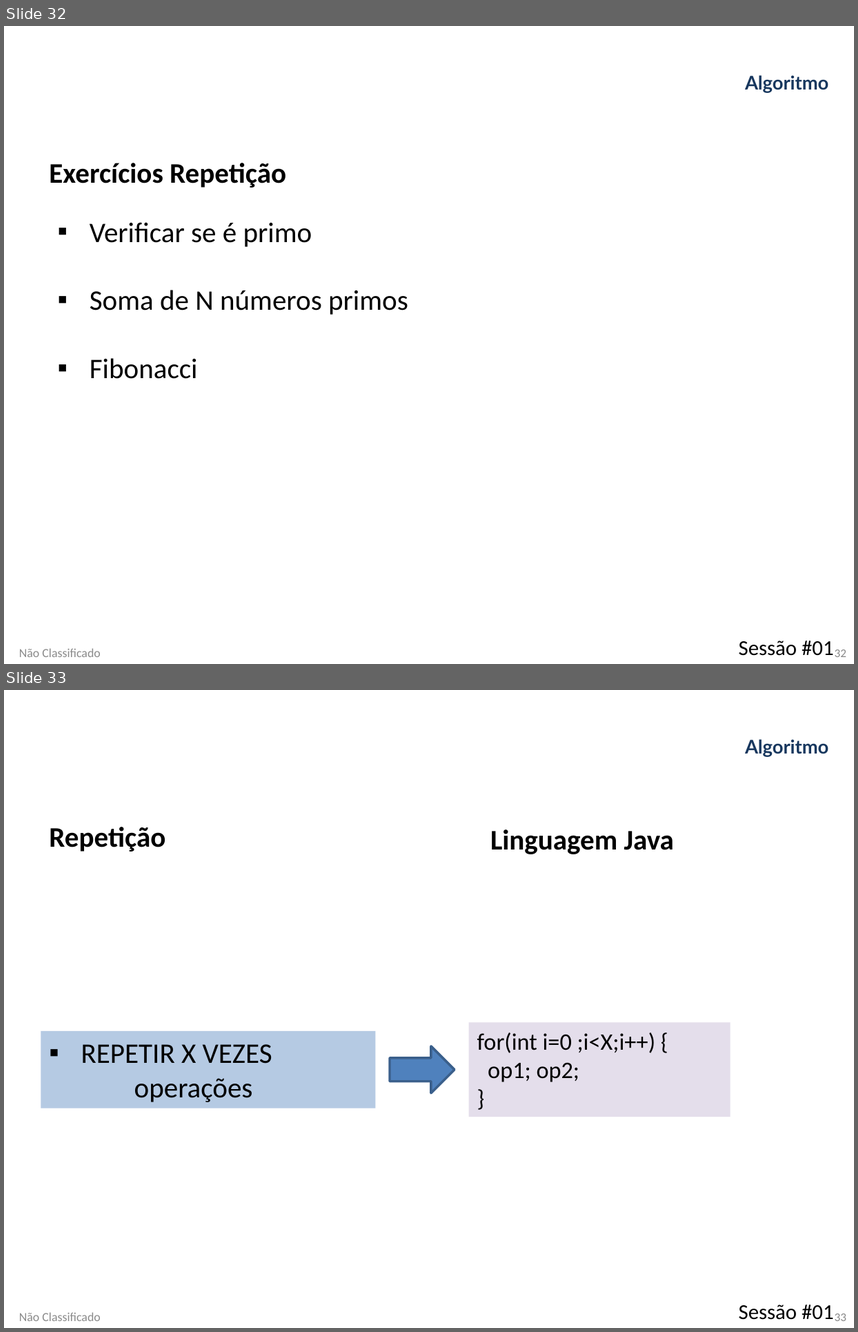
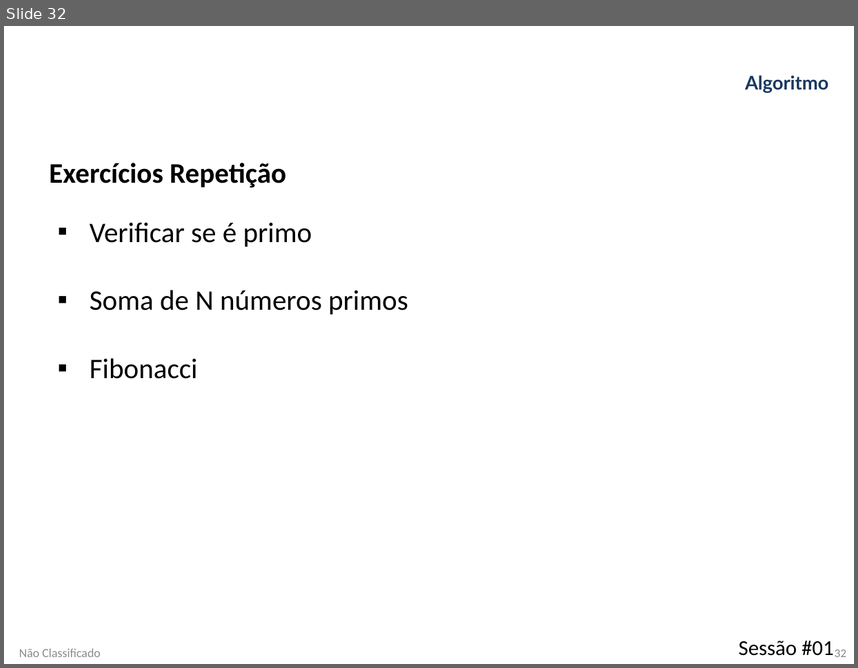
Before and after one commit to RibeiroETA08/EKP01_21_22, a slide deck: Apresentacoes/UFCD 0804- Algoritmos/Algoritmos 1.pptx. Shown one above the other, each under a label of ours: slides 32 and 33 before the commit, slide 32 after it. The pictures are 858x1332 and 858x668 pixels, drawn with LibreOffice and Linux fonts; fonts in the diff are those of the drawing; background and template pictures are left out. Boxes give left, top, right and bottom in pixels: in the first picture for what was removed or moved away, otherwise in the second. Text is boxed around its words. In the diff, an @@ line names an element or a change of style, - is before the commit and + after.

Commit message:
add cronograma
update algoritmos

```diff
--- a/Apresentacoes/UFCD 0804- Algoritmos/Algoritmos 1.pptx
+++ b/Apresentacoes/UFCD 0804- Algoritmos/Algoritmos 1.pptx
@@ slide 33 removed at bbox=[4, 690, 854, 1328], background picture (left out) @@
@@ text removed at bbox=[745, 739, 829, 757] @@
-Algoritmo
@@ text removed at bbox=[49, 827, 165, 851] @@
-Repetição
@@ text removed at bbox=[490, 829, 674, 854] @@
-Linguagem Java
@@ rectangle removed at bbox=[41, 1031, 375, 1108] @@
-▪ REPETIR X VEZES
-operações
@@ rectangle removed at bbox=[469, 1023, 731, 1116] @@
-for(int i=0 ;i<X;i++) {
-op1; op2;
-}
@@ right arrow removed at bbox=[390, 1046, 455, 1093] @@
@@ text removed at bbox=[739, 1304, 834, 1319] @@
-Sessão #01
@@ text removed at bbox=[19, 1312, 100, 1321] @@
-Não Classificado
@@ page number removed at bbox=[835, 1313, 846, 1321] @@
-33
```
Also in this commit, not shown: 2 slides changed, 1 slide added, 4 other slides removed, 2 other files.
